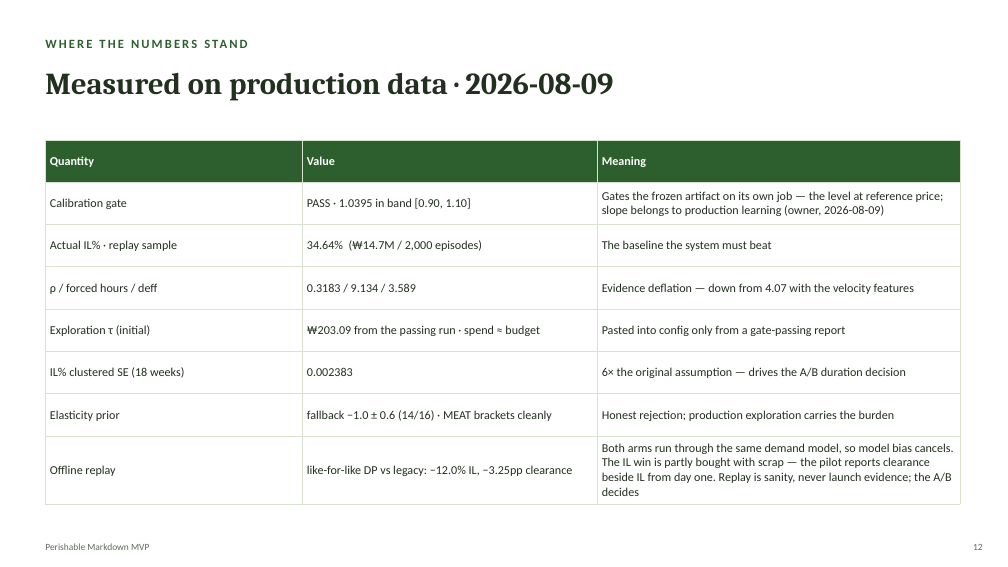
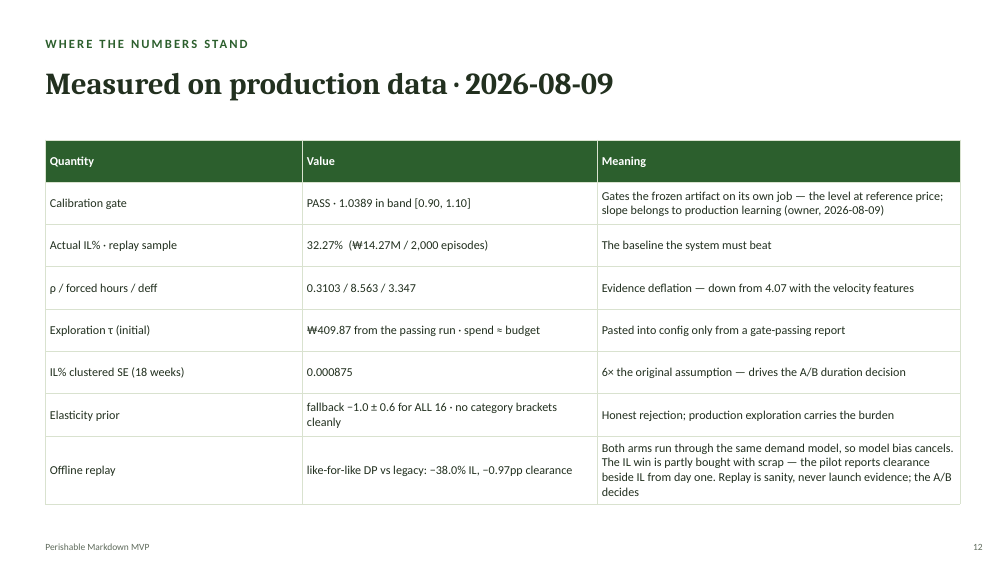
Before and after one commit to Kamalyunus/fresh-markdown, a slide deck: slide 12 of docs/perishable_markdown_tech_deck.pptx. Drawn at 1008x567 pixels with LibreOffice and Linux fonts; fonts in the diff are those of the drawing. Boxes give left, top, right and bottom in pixels: in the first picture for what was removed or moved away, otherwise in the second. Text is boxed around its words. In the diff, an @@ line names an element or a change of style, - is before the commit and + after.

```diff
--- a/docs/perishable_markdown_tech_deck.pptx
+++ b/docs/perishable_markdown_tech_deck.pptx
@@ table at [45, 140, 960, 500] @@
-row 2, column 2: PASS · 1.0395 in band [0.90, 1.10]
+row 2, column 2: PASS · 1.0389 in band [0.90, 1.10]
-row 3, column 2: 34.64% (₩14.7M / 2,000 episodes)
+row 3, column 2: 32.27% (₩14.27M / 2,000 episodes)
-row 4, column 2: 0.3183 / 9.134 / 3.589
+row 4, column 2: 0.3103 / 8.563 / 3.347
-row 5, column 2: ₩203.09 from the passing run · spend ≈ budget
+row 5, column 2: ₩409.87 from the passing run · spend ≈ budget
-row 6, column 2: 0.002383
+row 6, column 2: 0.000875
-row 7, column 2: fallback −1.0 ± 0.6 (14/16) · MEAT brackets cleanly
+row 7, column 2: fallback −1.0 ± 0.6 for ALL 16 · no category brackets cleanly
-row 8, column 2: like-for-like DP vs legacy: −12.0% IL, −3.25pp clearance
+row 8, column 2: like-for-like DP vs legacy: −38.0% IL, −0.97pp clearance
```
Also in this commit, not shown: 9 other slides changed, 4 other files.
